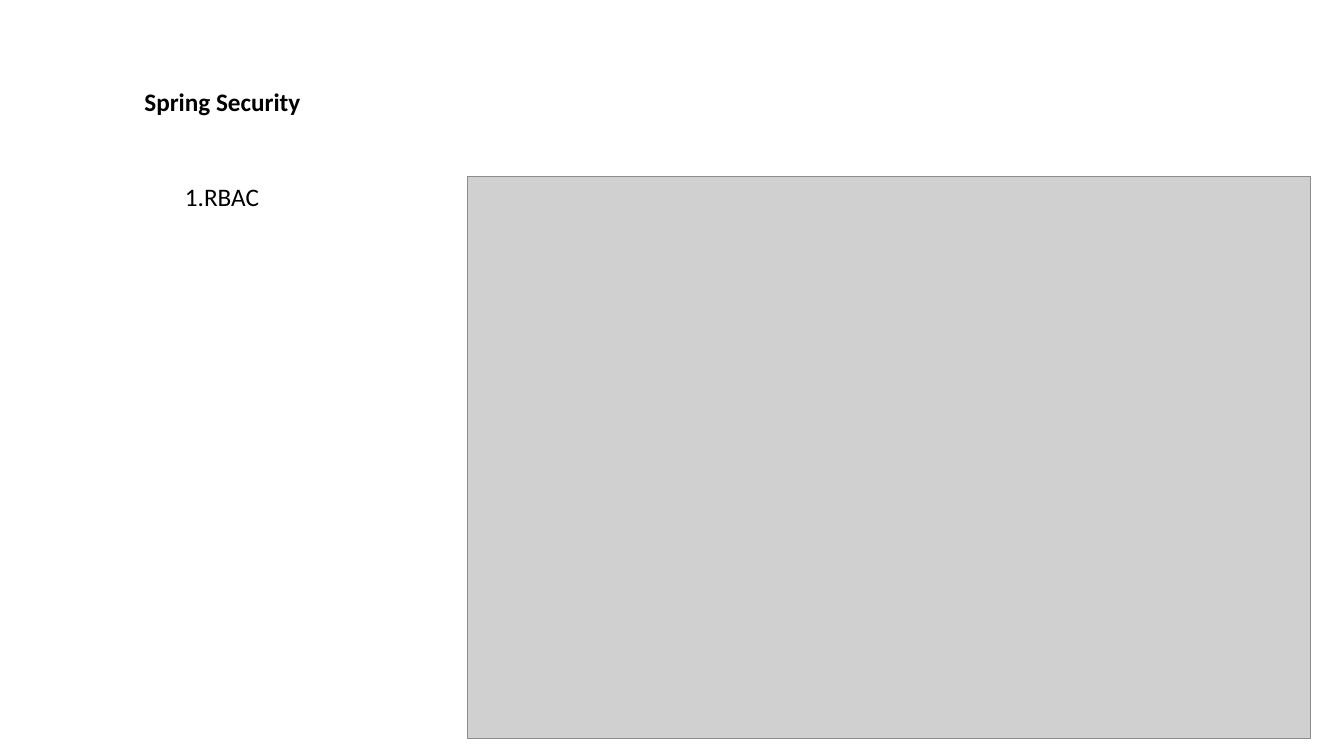
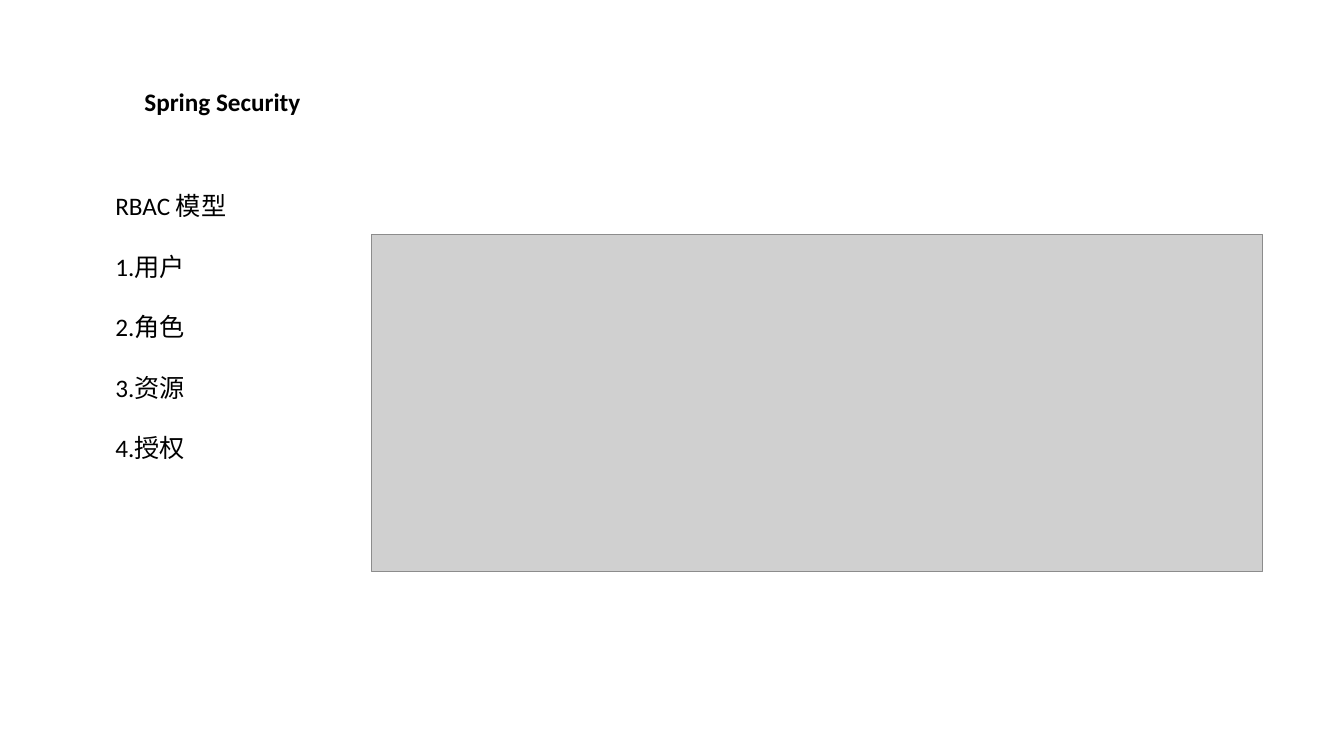
Before and after one commit to plumnx/DIALY, a slide deck: slide 17 of 2020-7-13-----Spring Security Report/Spring Security.pptx (slide 18 before the commit). Drawn at 1344x756 pixels with LibreOffice and Linux fonts; fonts in the diff are those of the drawing; grey boxes stand for pictures. Boxes give left, top, right and bottom in pixels: in the first picture for what was removed or moved away, otherwise in the second. Text is boxed around its words. In the diff, an @@ line names an element or a change of style, - is before the commit and + after.

```diff
--- a/2020-7-13-----Spring Security Report/Spring Security.pptx
+++ b/2020-7-13-----Spring Security Report/Spring Security.pptx
@@ text at (x1=115, y1=193, x2=226, y2=459): text changed @@
-1.RBAC
+RBAC 模型
+1.用户
+2.角色
+3.资源
+4.授权
@@ picture resized from (x1=468, y1=176, x2=1311, y2=739) to (x1=372, y1=234, x2=1263, y2=572) @@
```
Also in this commit, not shown: 12 other slides changed, 3 slides added, 4 slides removed.
